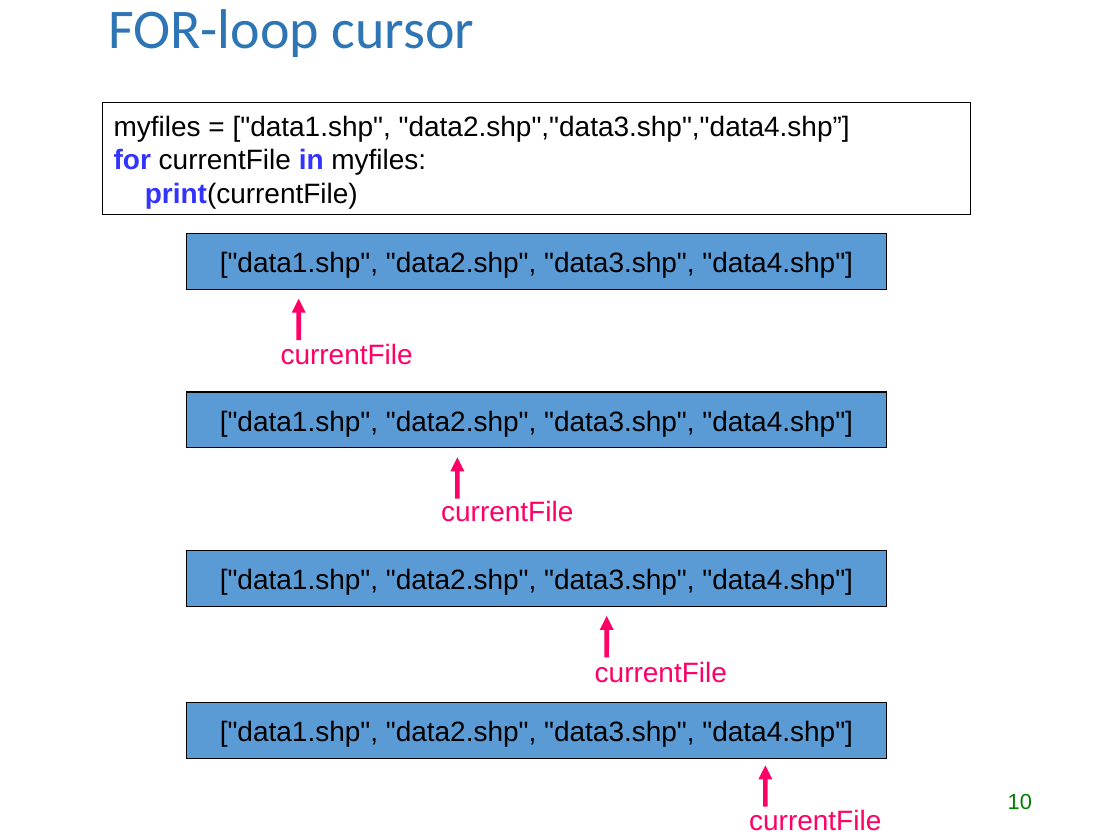
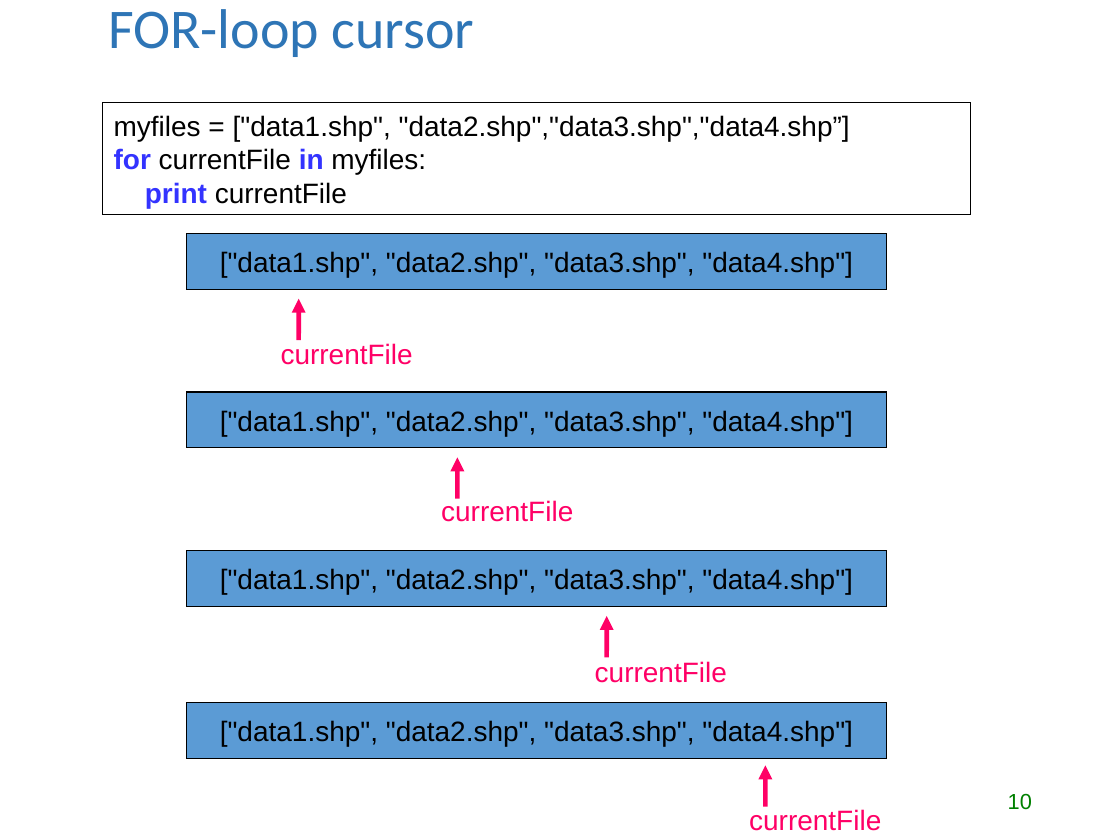
Before and after one commit to lgtateos/gis540, a slide deck: slide 10 of slides/looping.ppt. Drawn at 1120x840 pixels with LibreOffice and Linux fonts; fonts in the diff are those of the drawing. Boxes give left, top, right and bottom in pixels: in the first picture for what was removed or moved away, otherwise in the second. Text is boxed around its words. In the diff, an @@ line names an element or a change of style, - is before the commit and + after.

```diff
--- a/slides/looping.ppt
+++ b/slides/looping.ppt
@@ text in rectangle at box(114, 148, 426, 208): text changed @@
-for currentFile in myfiles:
-print(currentFile)
+for currentFile in myfiles:
+print currentFile
```
Also in this commit, not shown: 9 other slides changed, 7 slides added.
